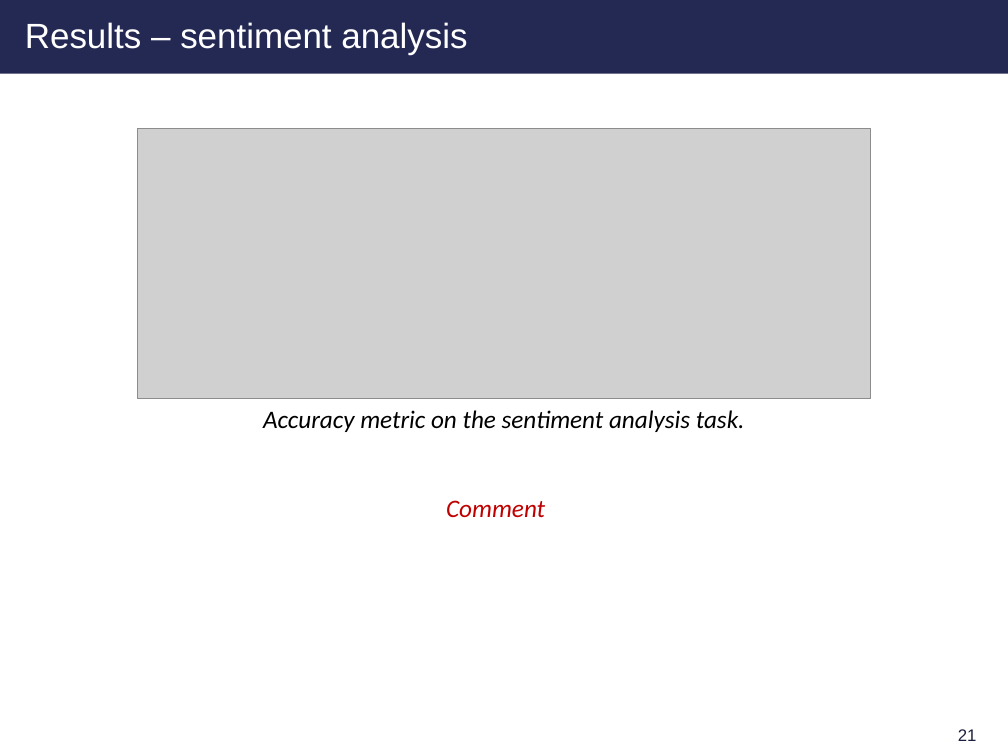
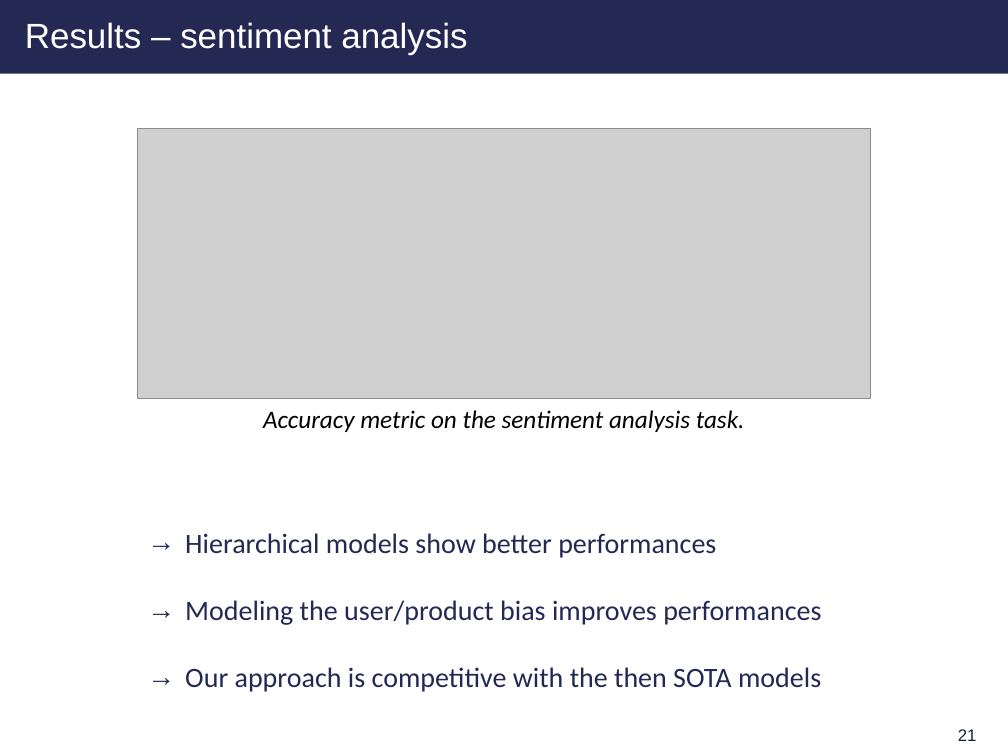
Before and after one commit to clara-gdef/defense, a slide deck: slide 22 of defense.pptx. Drawn at 1008x756 pixels with LibreOffice and Linux fonts; fonts in the diff are those of the drawing; grey boxes stand for pictures; background and template pictures are left out. Boxes give left, top, right and bottom in pixels: in the first picture for what was removed or moved away, otherwise in the second. Text is boxed around its words. In the diff, an @@ line names an element or a change of style, - is before the commit and + after.

```diff
--- a/defense.pptx
+++ b/defense.pptx
@@ text at <box>185,533,821,692</box>: text changed; size 18 to 20 pt; text colour #C00000 to #242954; italic off @@
-Comment
+→ Hierarchical models show better performances
+→ Modeling the user/product bias improves performances
+→ Our approach is competitive with the then SOTA models
```
Also in this commit, not shown: 10 other slides changed, 1 slide added, 1 slide removed.
